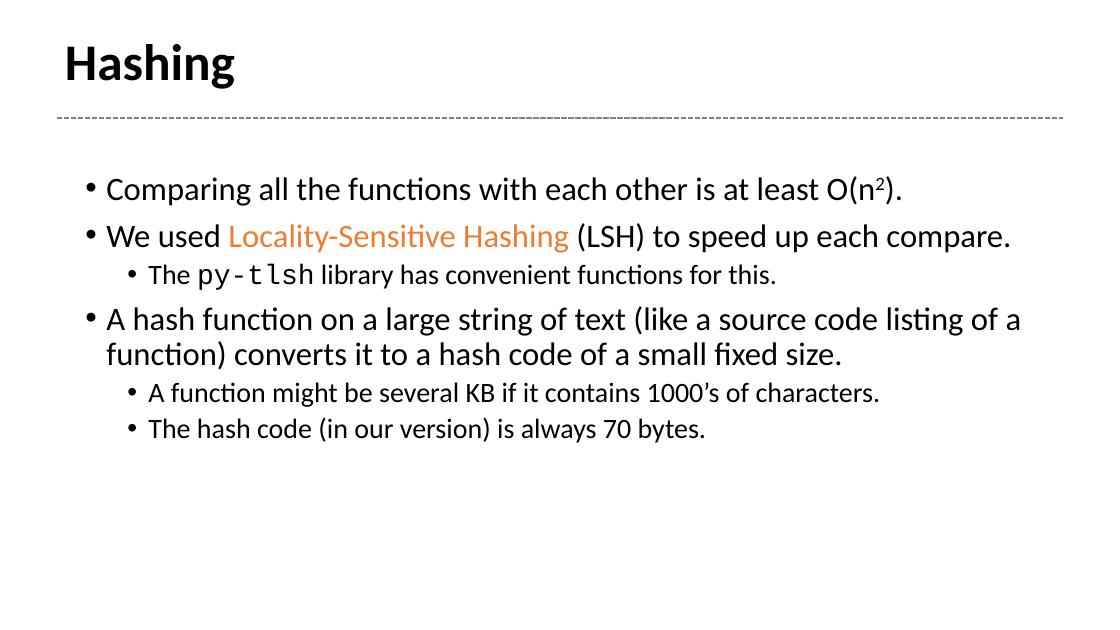
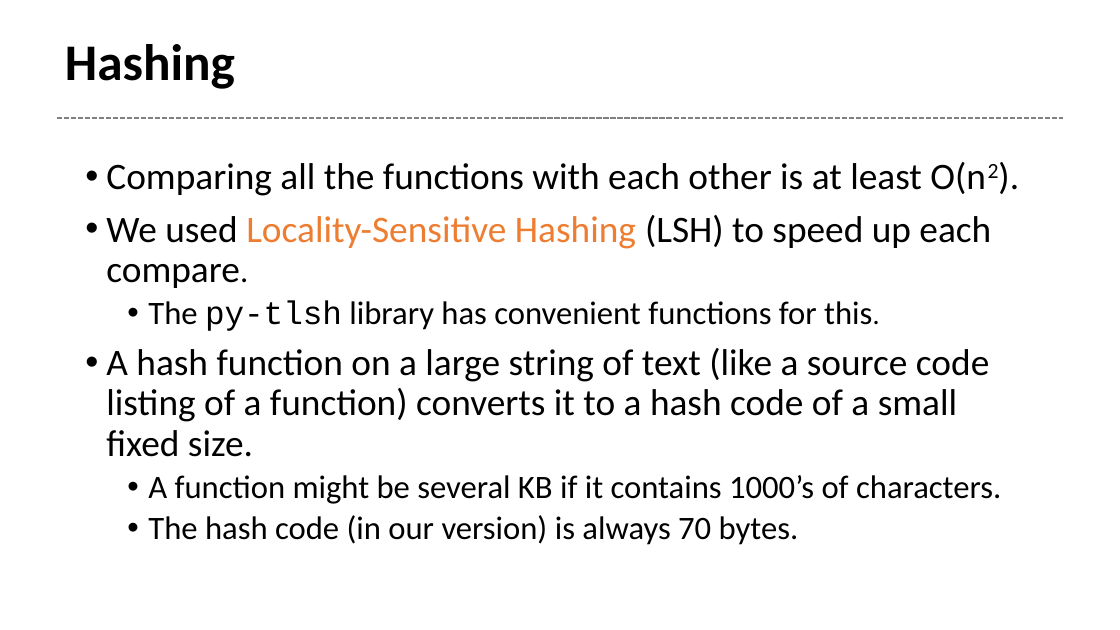
Before and after one commit to Tetricz/CodeCloneDetector, a slide deck: slide 5 of presentation.pptx (slide 3 before the commit). Drawn at 1120x630 pixels with LibreOffice and Linux fonts; fonts in the diff are those of the drawing. Boxes give left, top, right and bottom in pixels: in the first picture for what was removed or moved away, otherwise in the second. Text is boxed around its words. In the diff, an @@ line names an element or a change of style, - is before the commit and + after.

```diff
--- a/presentation.pptx
+++ b/presentation.pptx
@@ text "Comparing all the functions with ...": place and size @@
-text "Comparing all the functions with ..." at [106, 176, 1022, 443]
+text "Comparing all the functions with ..." at [106, 162, 1001, 545]
@@ text "Comparing all the functions with ..." at [106, 162, 1001, 545]: size 28 to 32 pt in "Comparing all the functions with each other ...", "We used Locality-Sensitive Hashing (LSH) to speed ...", "A hash function on a large string ..."; size 24 to 28 pt in "The py-tlsh library has convenient functions for ...", "A function might be several KB if ...", "The hash code (in our version) is ..." @@
```
Also in this commit, not shown: 2 other slides changed, 3 slides added, 1 slide removed.
